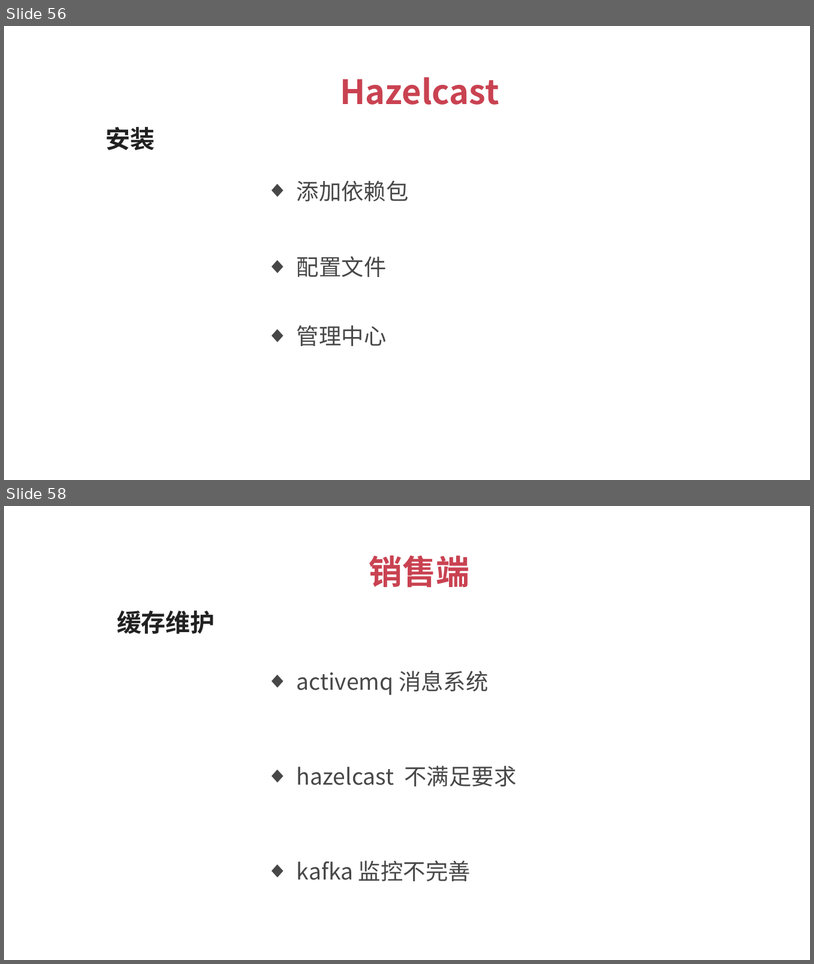
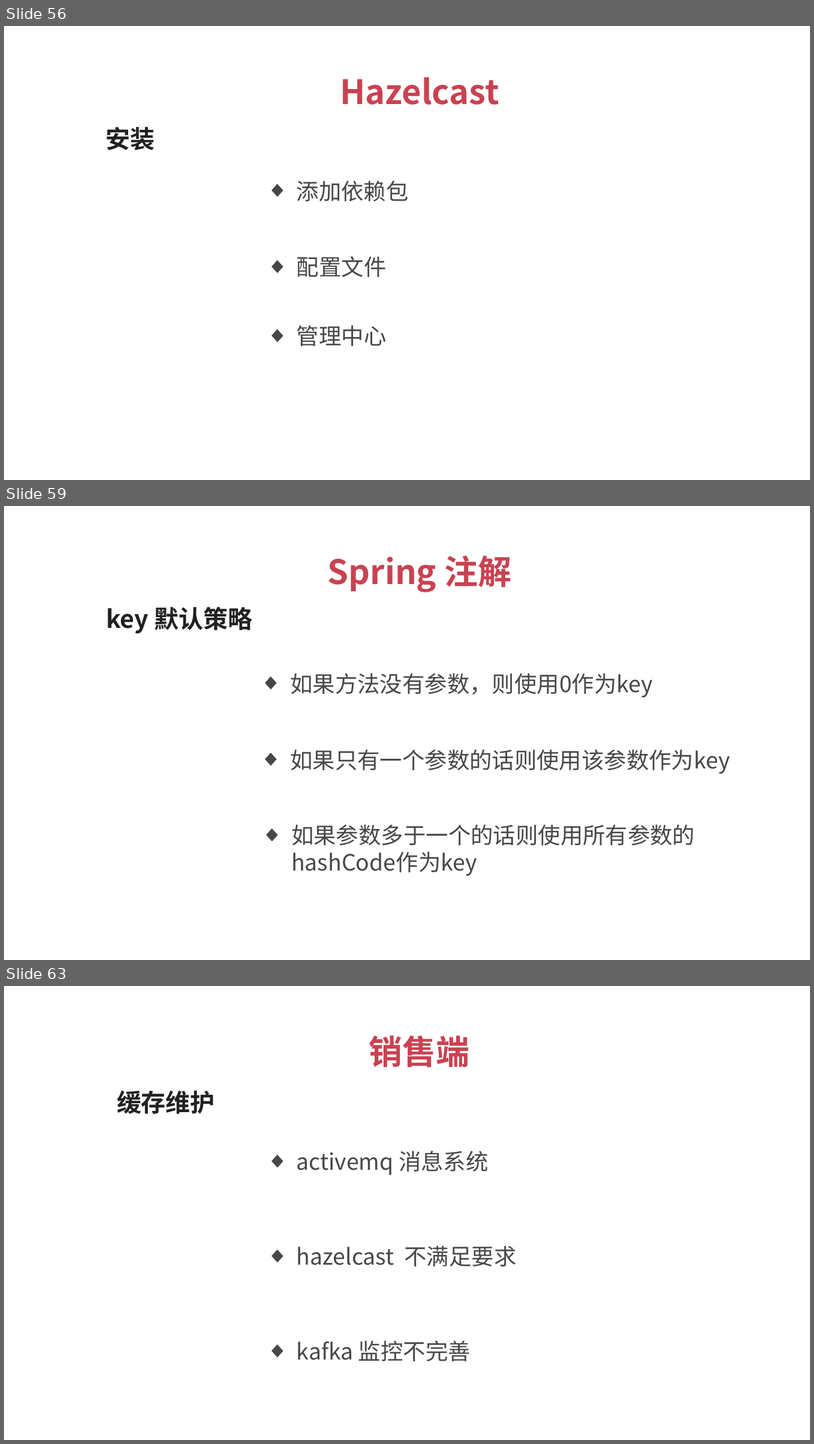
Before and after one commit to 1329555958/financial, a slide deck: 理财平台.pptx. Shown one above the other, each under a label of ours: slides 56 and 58 before the commit, slides 56, 59 and 63 after it; the slides between them are not shown. The pictures are 814x964 and 814x1444 pixels, drawn with LibreOffice and Linux fonts; fonts in the diff are those of the drawing. Boxes give left, top, right and bottom in pixels: in the first picture for what was removed or moved away, otherwise in the second. Text is boxed around its words. In the diff, an @@ line names an element or a change of style, - is before the commit and + after.

```diff
--- a/理财平台.pptx
+++ b/理财平台.pptx
@@ slide 59 added at (4,506,810,960), background #FFFFFF @@
@@ text added at (328,555,512,592), 30 pt, text #C94251, bold @@
+Spring 注解
@@ text added at (106,607,252,634), 22 pt, text #212121, bold @@
+key 默认策略
@@ text added at (290,673,653,697), 20 pt, text #474747 @@
+  ◆ 如果方法没有参数，则使用0作为key
@@ text added at (290,749,731,774), 20 pt, text #474747 @@
+  ◆ 如果只有一个参数的话则使用该参数作为key
@@ text added at (291,824,695,876), 20 pt, text #474747 @@
+  ◆ 如果参数多于一个的话则使用所有参数的hashCode作为key
@@ what was slide 58 is now slide 63 @@
```
Also in this commit, not shown: 1 slide changed, 4 other slides added, 7 other files.
